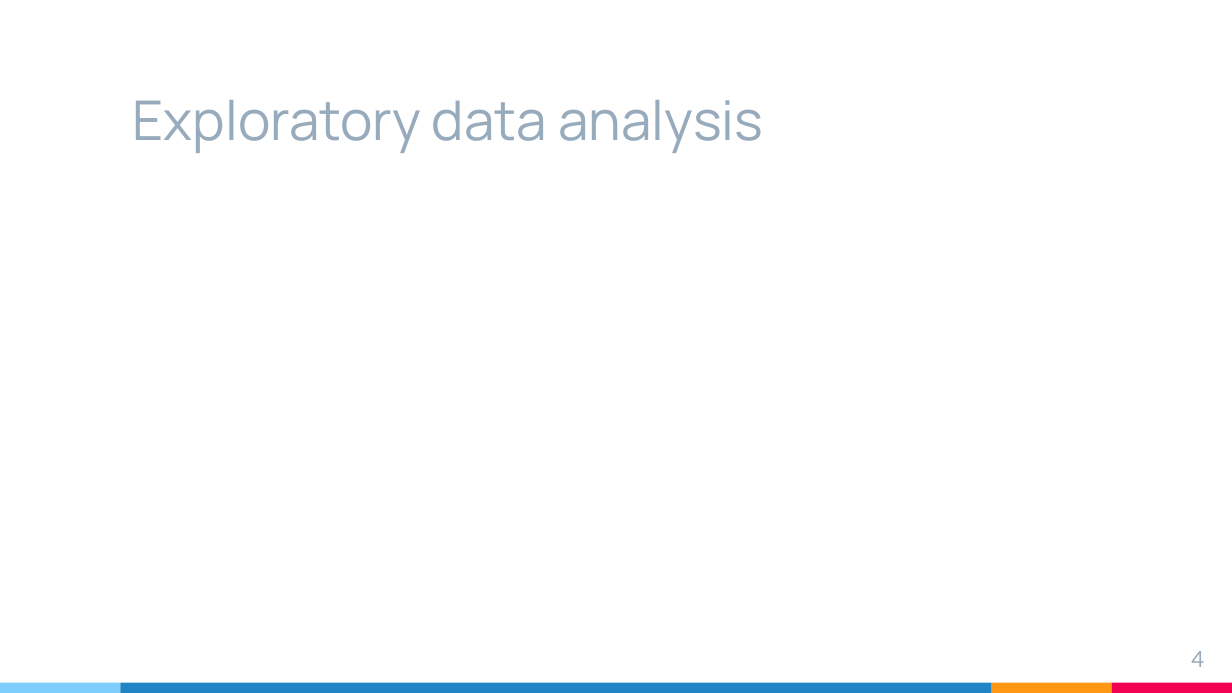
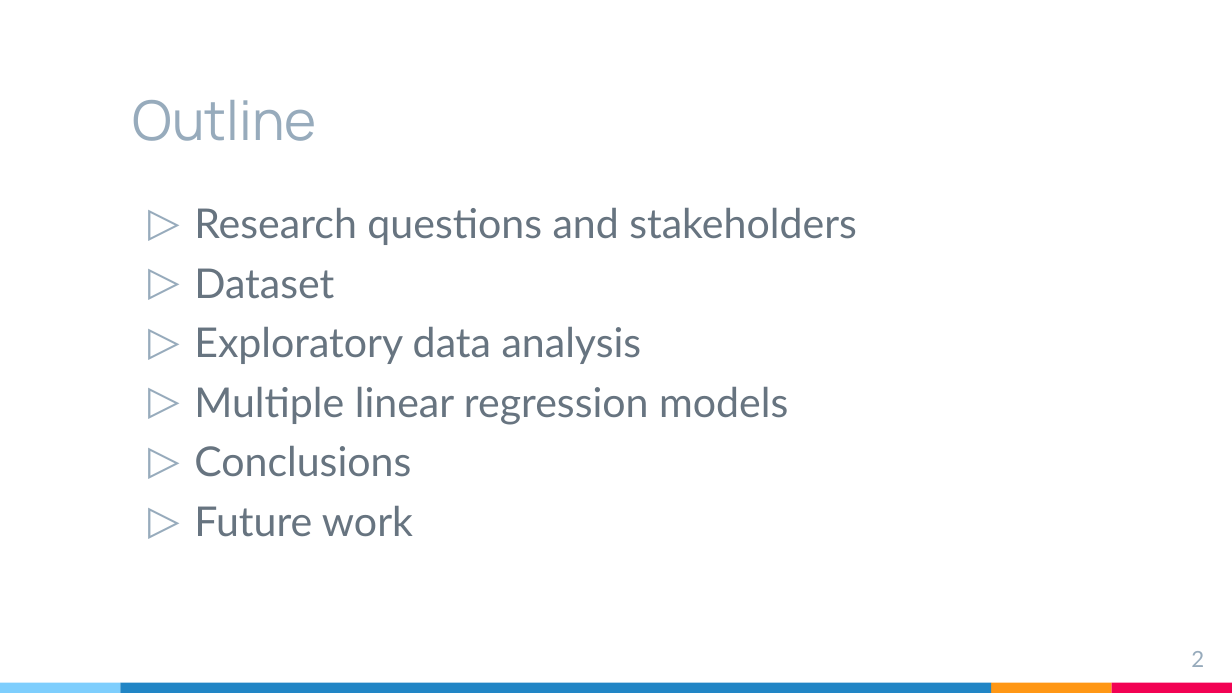
Before and after one commit to rsandbe1/R_project, a slide deck: slide 2 of R_project_presentation.pptx (slide 4 before the commit). Drawn at 1232x693 pixels with LibreOffice and Linux fonts; fonts in the diff are those of the drawing. Boxes give left, top, right and bottom in pixels: in the first picture for what was removed or moved away, otherwise in the second. Text is boxed around its words. In the diff, an @@ line names an element or a change of style, - is before the commit and + after.

```diff
--- a/R_project_presentation.pptx
+++ b/R_project_presentation.pptx
@@ title at (133,100,317,141): text changed @@
-Exploratory data analysis
+Outline
@@ text added at (194,207,856,537), 24 pt, text #677480 @@
+▷ Research questions and stakeholders
+▷ Dataset
+▷ Exploratory data analysis
+▷ Multiple linear regression models
+▷ Conclusions
+▷ Future work
@@ page number at (1191,651,1204,667): text changed @@
-4
+2
```
Also in this commit, not shown: 2 other slides changed, 14 slides added, 23 slides removed, 19 other files.
